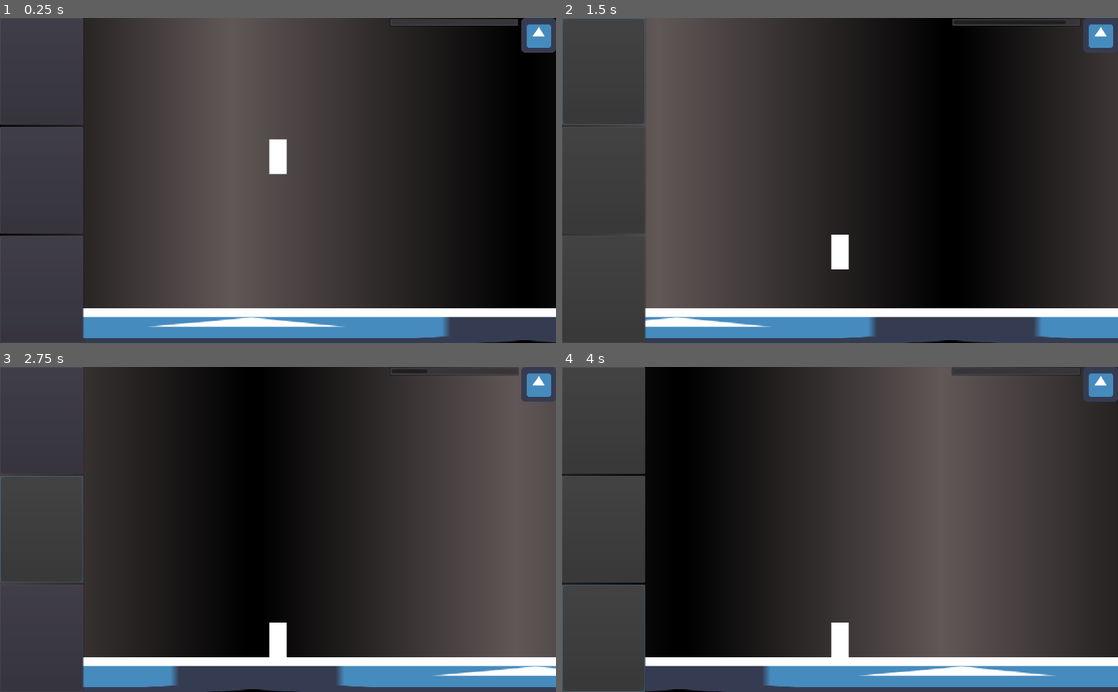
Above: before the commit, frames 1-4 (two rows, left to right).
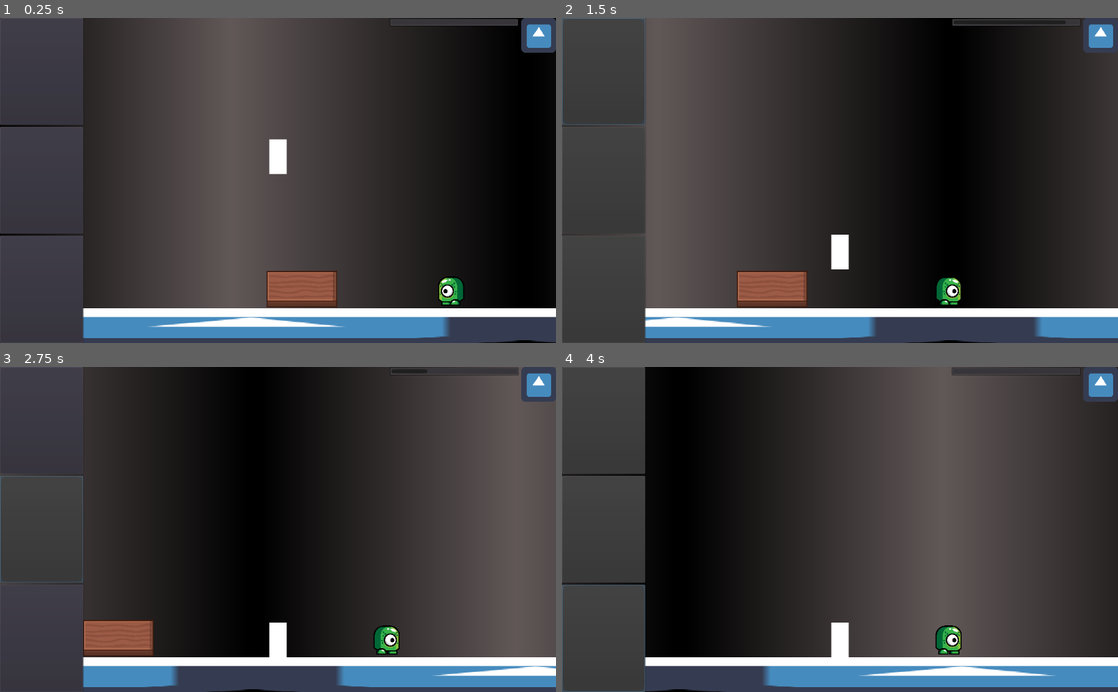
Above: after the commit, the same moments.

Repository: iniyanijoseph/Gravity
Game: Godot game, scene res://Main.tscn
Same seed, same stepped clock (60 frames per second), same inputs: the game is played once before the commit and once after it. The engine's default icon, where the game draws it, is replaced by a stand-in: a white triangle on a blue panel in a dark square.
Inputs (mouse positions are in pixels of both pictures, inside the frame that each line leads up to):
- Up to frame 1 (0.25 s): no input
- Up to frame 2 (1.5 s): click (600, 70) at 0.5 s
- Up to frame 3 (2.75 s): click (38, 529) at 2 s
- Up to frame 4 (4 s): click (600, 640) at 2.75 s

The runs differ from the first frame. In frame 1, 1.7% of the frame differs, in the area x 48-84%, y 77-90%; in frame 2, 1.7%; in frame 3, 1.7%, in the area x 15-72%, y 77-89%; in frame 4, 0.4%.

Commit message:
Walking Enemy
- It can rotate based on collisions
- It can change its move speed based on collisions
- Fully animated Sprites

Diff:
--- /dev/null
+++ b/Enemies/Walking Enemy.tscn
@@ -0,0 +1,33 @@
+[gd_scene load_steps=10 format=2]
+
+[ext_resource path="res://Images/Monster/3.png" type="Texture" id=1]
+[ext_resource path="res://Images/Monster/4.png" type="Texture" id=2]
+[ext_resource path="res://Images/Monster/6.png" type="Texture" id=3]
+[ext_resource path="res://Images/Monster/2.png" type="Texture" id=4]
+[ext_resource path="res://Images/Monster/5.png" type="Texture" id=5]
+[ext_resource path="res://Images/Monster/1.png" type="Texture" id=6]
+[ext_resource path="res://Enemies/Walking.gd" type="Script" id=7]
+
+[sub_resource type="SpriteFrames" id=1]
+animations = [ {
+"frames": [ ExtResource( 6 ), ExtResource( 4 ), ExtResource( 1 ), ExtResource( 2 ), ExtResource( 5 ), ExtResource( 3 ) ],
+"loop": true,
+"name": "default",
+"speed": 10.0
+} ]
+
+[sub_resource type="RectangleShape2D" id=2]
+extents = Vector2( 23.5, 27 )
+
+[node name="Enemy" type="KinematicBody2D"]
+script = ExtResource( 7 )
+
+[node name="AnimatedSprite" type="AnimatedSprite" parent="."]
+scale = Vector2( 0.1, 0.1 )
+frames = SubResource( 1 )
+frame = 2
+playing = true
+
+[node name="CollisionShape2D" type="CollisionShape2D" parent="."]
+position = Vector2( 0.5, 1 )
+shape = SubResource( 2 )
--- /dev/null
+++ b/Enemies/Walking.gd
@@ -0,0 +1,17 @@
+extends KinematicBody2D
+
+
+var moveSpeed = -100;
+var velocity = Vector2();
+var collisionSpeed = 0;
+
+
+func _process(delta):
+	velocity.x = moveSpeed;
+	if (collisionSpeed > 0):
+		collisionSpeed -= 1
+	var collision = move_and_collide(velocity * delta)
+	if collision && collisionSpeed <= 0:
+		moveSpeed *= -2;
+		collisionSpeed += 100;
+		get_node("AnimatedSprite").flip_h = !get_node("AnimatedSprite").flip_h
--- a/Main.tscn
+++ b/Main.tscn
@@ -1,9 +1,11 @@
-[gd_scene load_steps=5 format=2]
+[gd_scene load_steps=7 format=2]
 
 [ext_resource path="res://ActionController/ActionController.tscn" type="PackedScene" id=1]
 [ext_resource path="res://Player/Player.tscn" type="PackedScene" id=2]
 [ext_resource path="res://BackGround/Floor/Floor.tscn" type="PackedScene" id=3]
 [ext_resource path="res://BackGround/Parallax.tscn" type="PackedScene" id=4]
+[ext_resource path="res://Platforms/MovingPlatform.tscn" type="PackedScene" id=5]
+[ext_resource path="res://Enemies/Walking Enemy.tscn" type="PackedScene" id=6]
 
 [node name="Main" type="Node2D"]
 
@@ -37,3 +39,9 @@
 
 [node name="Floor8" parent="Parallax" instance=ExtResource( 3 )]
 position = Vector2( 984, 544 )
+
+[node name="MovingPlatform" parent="." instance=ExtResource( 5 )]
+position = Vector2( 695, 500 )
+
+[node name="Enemy" parent="." instance=ExtResource( 6 )]
+position = Vector2( 914, 503 )
--- /dev/null
+++ b/Platforms/MovingPlatform.tscn
@@ -0,0 +1,51 @@
+[gd_scene load_steps=4 format=2]
+
+[ext_resource path="res://Platforms/Platform.tscn" type="PackedScene" id=1]
+
+[sub_resource type="Animation" id=1]
+resource_name = "MoveHorizontal"
+length = 2.0
+loop = true
+tracks/0/type = "bezier"
+tracks/0/path = NodePath("Platform:position:x")
+tracks/0/interp = 1
+tracks/0/loop_wrap = true
+tracks/0/imported = false
+tracks/0/enabled = true
+tracks/0/keys = {
+"points": PoolRealArray( -128, -0.25, 0, 0.25, 0, 128, -0.25, -0.25, 0.25, 0.25, -128, -0.25, -0.25, 0.25, 0.25 ),
+"times": PoolRealArray( 0, 1, 2 )
+}
+
+[sub_resource type="Animation" id=2]
+length = 0.001
+tracks/0/type = "bezier"
+tracks/0/path = NodePath("Platform:position:x")
+tracks/0/interp = 1
+tracks/0/loop_wrap = true
+tracks/0/imported = false
+tracks/0/enabled = true
+tracks/0/keys = {
+"points": PoolRealArray( -128, -0.25, 0, 0.25, 0 ),
+"times": PoolRealArray( 0 )
+}
+tracks/1/type = "bezier"
+tracks/1/path = NodePath("Platform:position:y")
+tracks/1/interp = 1
+tracks/1/loop_wrap = true
+tracks/1/imported = false
+tracks/1/enabled = true
+tracks/1/keys = {
+"points": PoolRealArray( 0, -0.25, 0, 0.25, 0 ),
+"times": PoolRealArray( 0 )
+}
+
+[node name="Node2D" type="Node2D"]
+
+[node name="Platform" parent="." instance=ExtResource( 1 )]
+position = Vector2( -128, 0 )
+
+[node name="AnimationPlayer" type="AnimationPlayer" parent="."]
+autoplay = "MoveHorizontal"
+anims/MoveHorizontal = SubResource( 1 )
+anims/RESET = SubResource( 2 )
--- /dev/null
+++ b/Platforms/Platform.tscn
@@ -0,0 +1,15 @@
+[gd_scene load_steps=3 format=2]
+
+[ext_resource path="res://Platforms/Wood.png" type="Texture" id=1]
+
+[sub_resource type="RectangleShape2D" id=1]
+extents = Vector2( 64, 32 )
+
+[node name="Platform" type="StaticBody2D"]
+
+[node name="Wood" type="Sprite" parent="."]
+scale = Vector2( 0.078, 0.08 )
+texture = ExtResource( 1 )
+
+[node name="CollisionShape2D" type="CollisionShape2D" parent="."]
+shape = SubResource( 1 )
--- a/project.godot
+++ b/project.godot
@@ -22,6 +22,10 @@
 
 common/drop_mouse_on_gui_input_disabled=true
 
+[mono]
+
+project/assembly_name="Gravity"
+
 [physics]
 
 common/enable_pause_aware_picking=true
Not shown, added: .mono/assemblies/Debug/GodotSharp.xml
Not shown, added: .mono/assemblies/Debug/GodotSharpEditor.xml
Not shown, added: .mono/assemblies/Debug/api_hash_cache.cfg
Not shown, added: .mono/metadata/ide_messaging_meta.txt
Binary file added: Images/Monster/1.png
Not shown, added: Images/Monster/1.png.import
Binary file added: Images/Monster/2.png
Not shown, added: Images/Monster/2.png.import
Binary file added: Images/Monster/3.png
Not shown, added: Images/Monster/3.png.import
Binary file added: Images/Monster/4.png
Not shown, added: Images/Monster/4.png.import
(and 10 more such lines)
